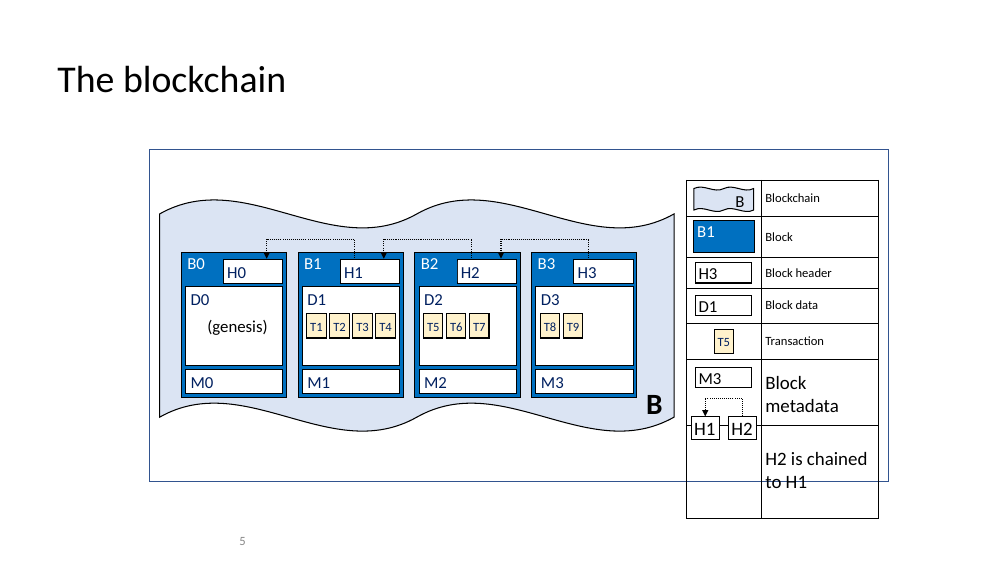
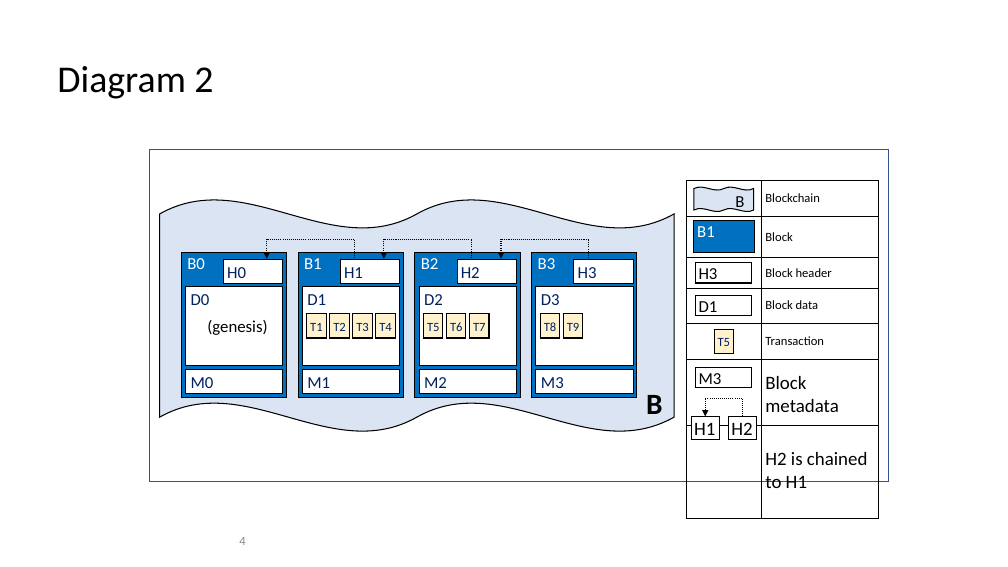
Before and after one commit to hyperledger/fabric, a slide deck: slide 4 of docs/source/diagrams/diagrams.pptx (slide 5 before the commit). Drawn at 1008x567 pixels with LibreOffice and Linux fonts; fonts in the diff are those of the drawing. Boxes give left, top, right and bottom in pixels: in the first picture for what was removed or moved away, otherwise in the second. Text is boxed around its words. In the diff, an @@ line names an element or a change of style, - is before the commit and + after.

Commit message:
FAB-9388: Blockchain Network concept topic
Added links to glossary terms.
Final edits in preparation for +2 review.

```diff
--- a/docs/source/diagrams/diagrams.pptx
+++ b/docs/source/diagrams/diagrams.pptx
@@ title at (x1=57, y1=66, x2=213, y2=99): text changed @@
-The blockchain
+Diagram 2
@@ page number at (x1=239, y1=537, x2=245, y2=545): text changed @@
-5
+4
```
Also in this commit, not shown: 5 other slides changed, 17 slides added, 19 slides removed, 17 other files.
